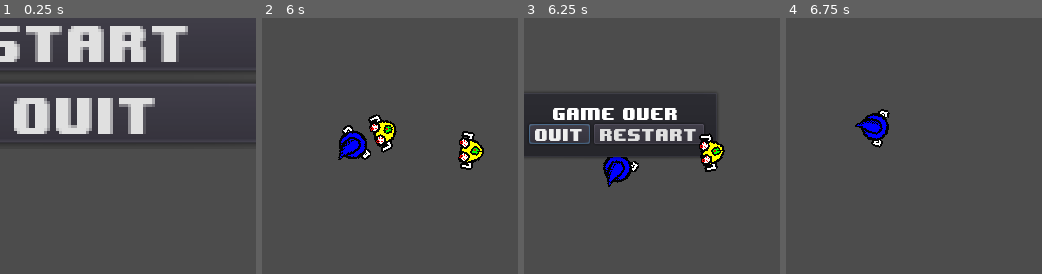
Above: before the commit, frames 1-4 (left to right).
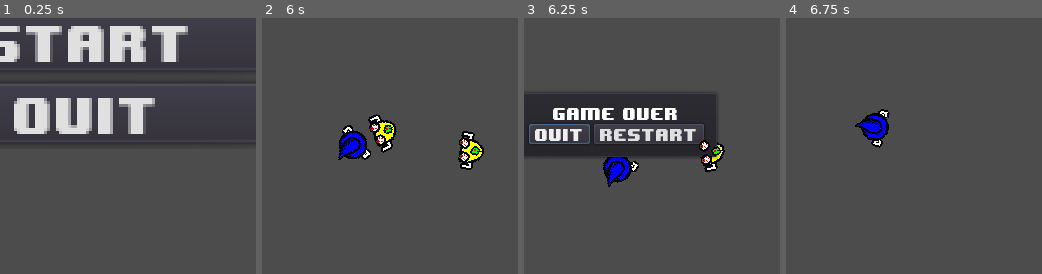
Above: after the commit, the same moments.

Repository: taylorhansen/Blue-vs-The-Sandwich-Invasion
Game: Godot game, scene res://main-menu/MainMenu.tscn
Two runs of this game, one before a commit and one after it. Both use one fixed random seed, a clock stepped at 60 frames per second and the inputs below.
Inputs (mouse positions are % of the whole screen's width and height, from its top left):
- Up to frame 1 (0.25 s): no input
- Up to frame 2 (6 s): click "Start" at 0.5 s; tap Enter at 1.25 s; move the mouse to (72, 45) at 1.27 s; press the mouse at (72, 45) at 1.28 s; hold D (move_right) 1.28-2.03 s; move the mouse to (30, 55) at 2.02 s; release the mouse at (30, 55) at 2.03 s; hold S (move_down) 2.03-2.78 s; click (30, 55) at 2.1 s; move the mouse to (60, 28) at 2.77 s; press the mouse at (60, 28) at 2.78 s; hold D (move_right) 2.78-3.53 s; move the mouse to (45, 70) at 3.52 s; release the mouse at (45, 70) at 3.53 s; hold W (move_up) 3.53-4.28 s; click (45, 70) at 3.6 s; move the mouse to (80, 65) at 4.27 s; press the mouse at (80, 65) at 4.28 s; hold A (move_left) 4.28-5.78 s; move the mouse to (20, 35) at 5.02 s; release the mouse at (20, 35) at 5.03 s; click (20, 35) at 5.1 s; move the mouse to (55, 50) at 5.77 s; press the mouse at (55, 50) at 5.78 s; hold S (move_down) from 5.78 s (still down)
- Up to frame 3 (6.25 s): keep holding S (move_down)
- Up to frame 4 (6.75 s): release S (move_down) at 6.5 s; release the mouse at (55, 50) at 6.5 s; click "Restart" at 6.5 s
The pictures show only the part of the screen within x 33-83%, y 29-79%; the shares and areas given below are measured in that part.

Frames 1-2 are identical in both runs. In frame 3, 0.3% of the frame differs, in the area x 68-77%, y 44-56%; in frame 4, nothing differs.

Commit message:
Fix enemy z index

Diff:
--- a/enemies/enemy/Enemy.tscn
+++ b/enemies/enemy/Enemy.tscn
@@ -11,10 +11,11 @@
 custom_solver_bias = 0.0
 radius = 10.0
 
-[node name="Enemy" type="Area2D" groups=[
+[node name="Enemy" type="Area2D" index="0" groups=[
 "enemies",
 ]]
 
+z_index = -2
 input_pickable = true
 gravity_vec = Vector2( 0, 1 )
 gravity = 98.0
@@ -24,6 +25,7 @@
 audio_bus_override = false
 audio_bus_name = "Master"
 script = ExtResource( 1 )
+_sections_unfolded = [ "Z Index" ]
 MOVEMENT_SPEED = 100
 
 [node name="CollisionShape2D" type="CollisionShape2D" parent="." index="0"]
--- a/world/World.tscn
+++ b/world/World.tscn
@@ -8,7 +8,7 @@
 [ext_resource path="res://world/LIVES.tga" type="Texture" id=6]
 [ext_resource path="res://world/camera.gd" type="Script" id=7]
 
-[node name="World" type="Node" index="0"]
+[node name="World" type="Node"]
 
 script = ExtResource( 1 )
 
